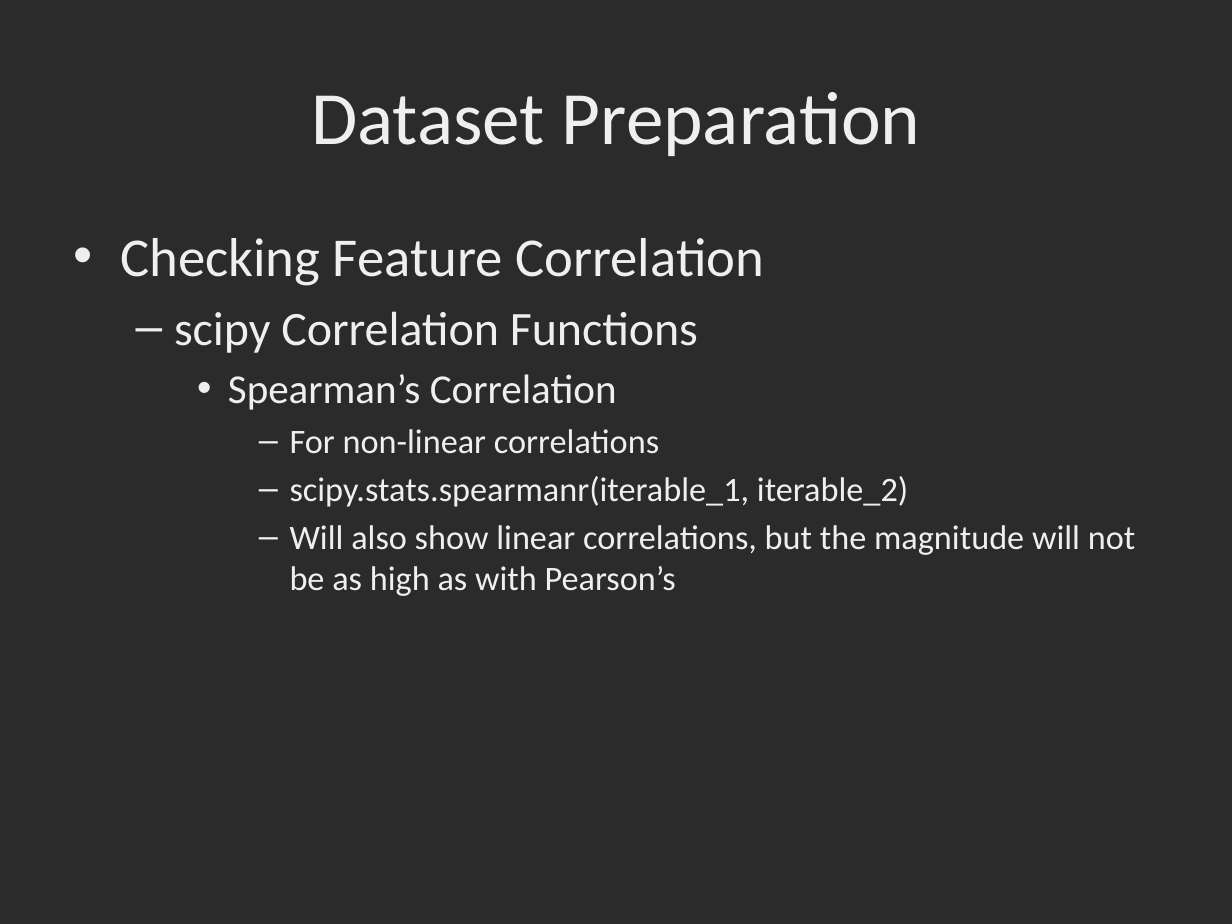
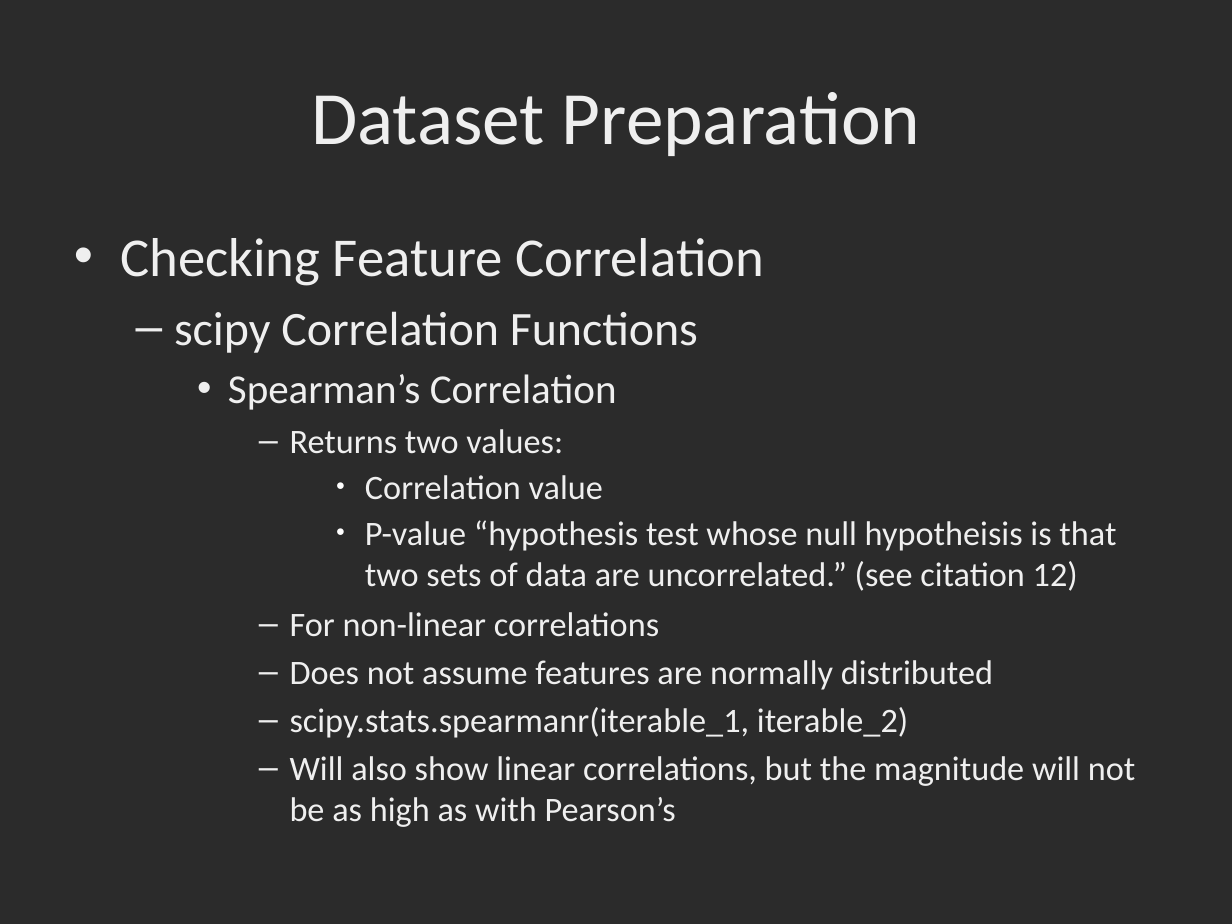
Before and after one commit to dbowmans46/PracticalProgramming, a slide deck: slide 168 of Session 7 - Python/Instructional Material/Session 7 - Python Brief Intro to Machine Learning with Scikit Learn.odp (slide 166 before the commit). Drawn at 1232x924 pixels with LibreOffice and Linux fonts; fonts in the diff are those of the drawing; background and template pictures are left out; a plain dark background stands for a picture behind light text. Boxes give left, top, right and bottom in pixels: in the first picture for what was removed or moved away, otherwise in the second. Text is boxed around its words. In the diff, an @@ line names an element or a change of style, - is before the commit and + after.

Commit message:
Added examples for correlation factors, updated slides with more correlation info.

```diff
--- a/Session 7 - Python/Instructional Material/Session 7 - Python Brief Intro to Machine Learning with Scikit Learn.odp
+++ b/Session 7 - Python/Instructional Material/Session 7 - Python Brief Intro to Machine Learning with Scikit Learn.odp
@@ text at [290, 429, 1116, 591]: paragraphs added @@
+      – Returns two values:
+        ● Correlation value
+        ● P-value “hypothesis test whose null hypotheisis is that two sets of data are uncorrelated.” (see citation 12)
@@ text at [290, 612, 659, 637]: more space between paragraphs @@
@@ text at [290, 660, 993, 690]: paragraph added @@
+      – Does not assume features are normally distributed
```
Also in this commit, not shown: 4 other slides changed, 3 slides added, 1 other file.
